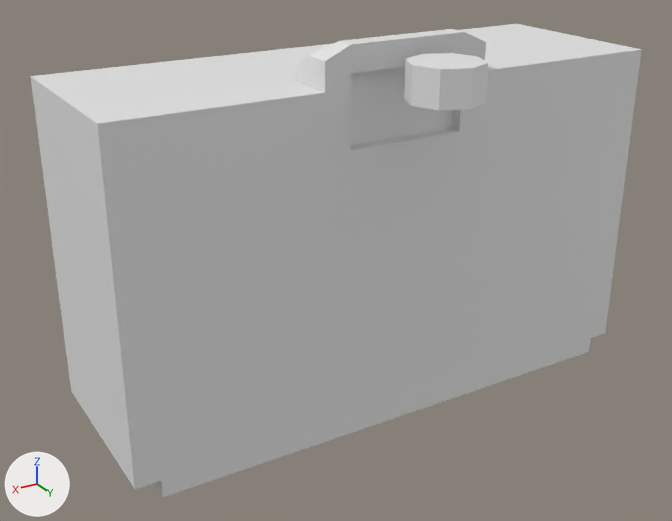
One commit to the Blender file 3D_Stuff/Models/1961_Canonet_Camera.blend: the scene before it, then after it.
Rendered twice from a 50 mm camera at (4.17, 6.7, 3.14) aimed at (0.33, 0.3, -0.06). Arrows for +X, +Y and +Z are at lower left; the lights stay in place.
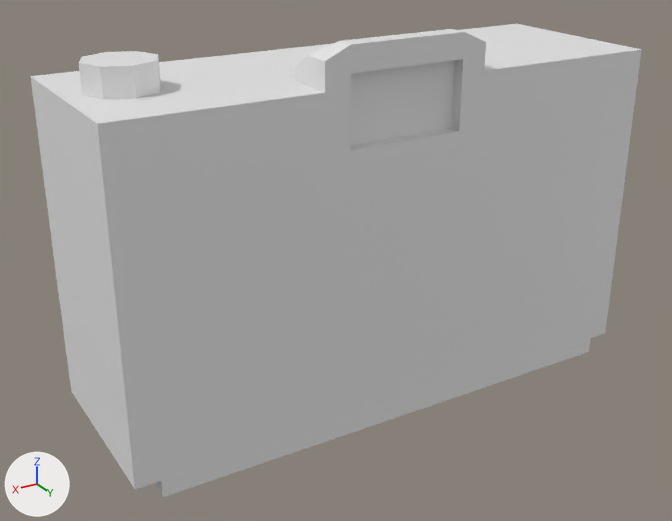
Changed parts and their boxes (x1, y1, x2, y2) in the pictures (672 x 521 px):
'Cylinder', moved
    before: (404, 53, 488, 110)
    after: (79, 51, 161, 100)

Edits to the bpy script that builds the scene:
```text
Change ob_cylinder:
    ob_cylinder.location: (0.0, 1.305, 1.662) -> (2.0, 0.00824, 1.662)
```
